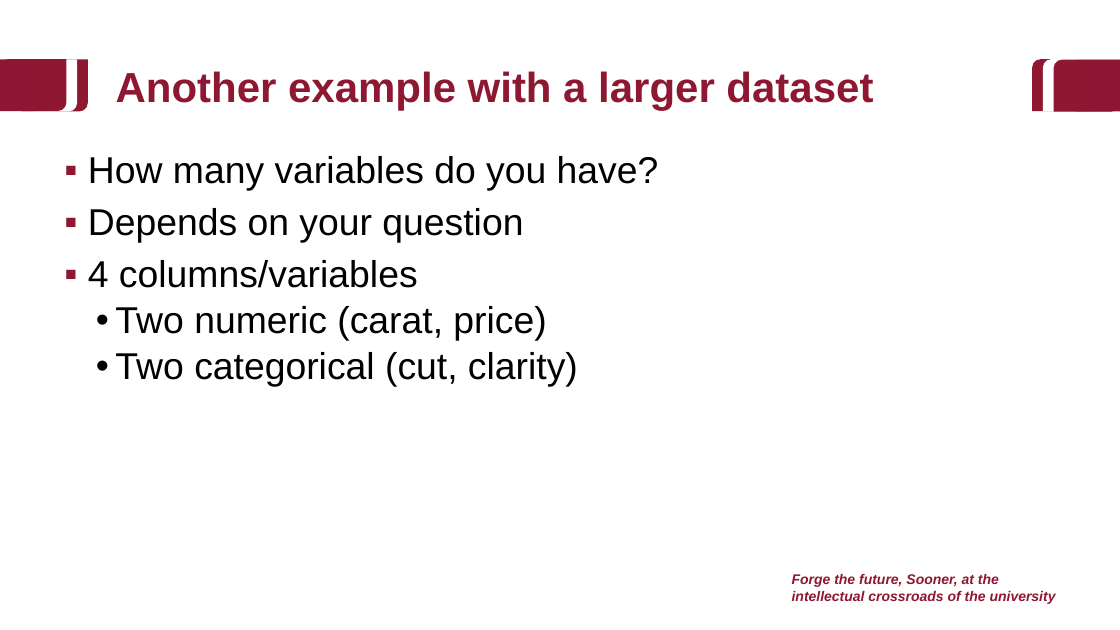
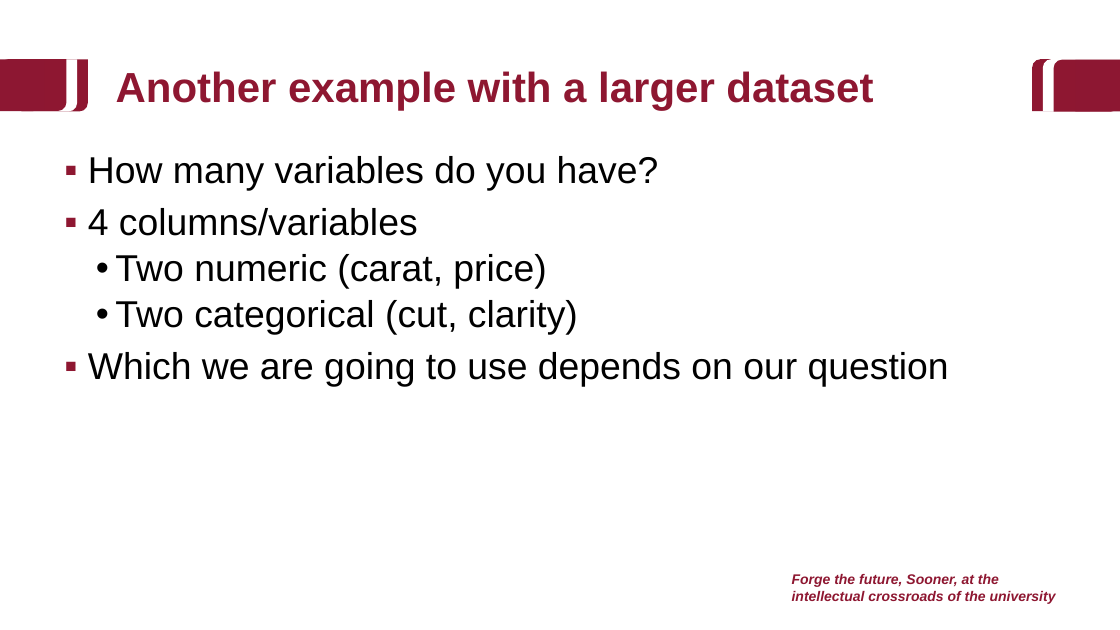
Before and after one commit to baeolophus/2025_data_viz_research, a slide deck: slide 12 of activities.pptx (slide 13 before the commit). Drawn at 1120x630 pixels with LibreOffice and Linux fonts; fonts in the diff are those of the drawing; background and template pictures are left out. Boxes give left, top, right and bottom in pixels: in the first picture for what was removed or moved away, otherwise in the second. Text is boxed around its words. In the diff, an @@ line names an element or a change of style, - is before the commit and + after.

```diff
--- a/activities.pptx
+++ b/activities.pptx
@@ text at [88,208,523,243]: paragraph removed @@
-▪ Depends on your question
@@ text at [88,352,949,387]: paragraph added @@
+▪ Which we are going to use depends on our question
```
Also in this commit, not shown: 15 other slides changed, 5 slides added, 2 slides removed.
